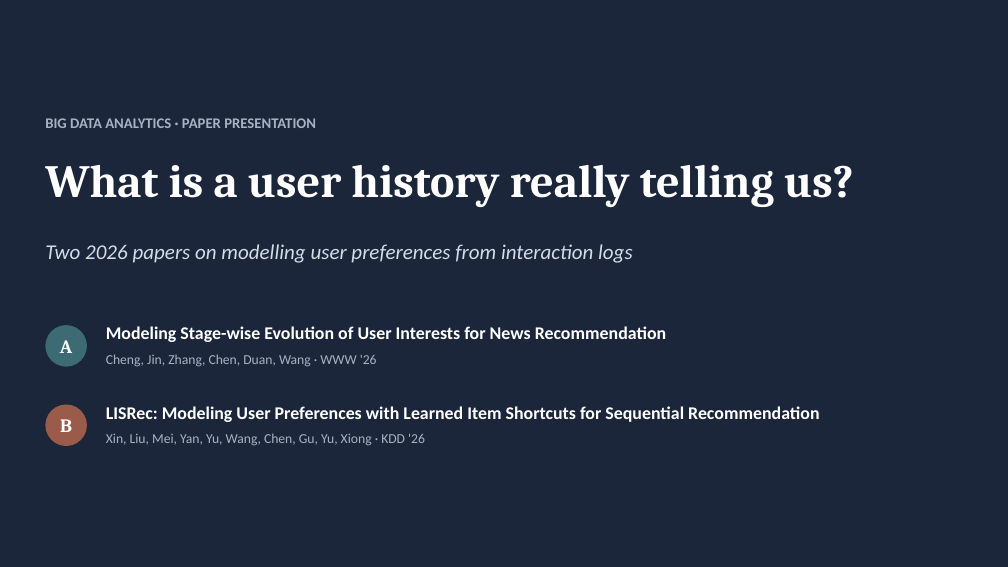
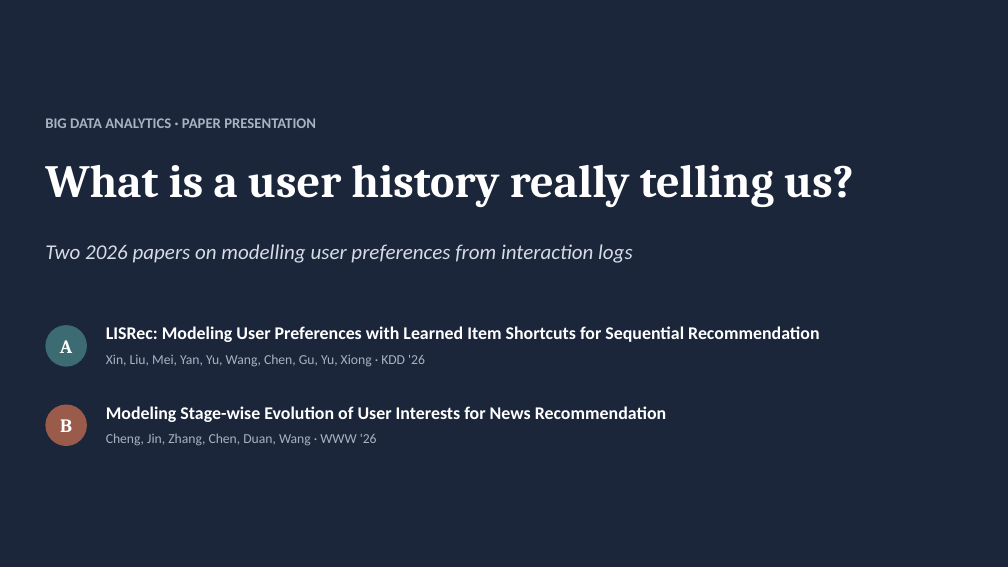
Before and after one commit to CH-Joshua-Hsiao/NYCU-BigDataAnalytics-Papers, a slide deck: slide 1 of paper_presentation.pptx. Drawn at 1008x567 pixels with LibreOffice and Linux fonts; fonts in the diff are those of the drawing. Boxes give left, top, right and bottom in pixels: in the first picture for what was removed or moved away, otherwise in the second. Text is boxed around its words. In the diff, an @@ line names an element or a change of style, - is before the commit and + after.

```diff
--- a/paper_presentation.pptx
+++ b/paper_presentation.pptx
@@ text at [106,326,819,342]: text changed @@
-Modeling Stage-wise Evolution of User Interests for News Recommendation
+LISRec: Modeling User Preferences with Learned Item Shortcuts for Sequential Recommendation
@@ text "Xin, Liu, Mei, Yan, Yu, ...": place and size @@
-text "Xin, Liu, Mei, Yan, Yu, ..." at [106,433,425,446]
+text "Xin, Liu, Mei, Yan, Yu, ..." at [106,354,425,367]
@@ text at [106,406,666,422]: text changed @@
-LISRec: Modeling User Preferences with Learned Item Shortcuts for Sequential Recommendation
+Modeling Stage-wise Evolution of User Interests for News Recommendation
@@ text "Cheng, Jin, Zhang, Chen, Duan, ...": place and size @@
-text "Cheng, Jin, Zhang, Chen, Duan, ..." at [106,354,377,367]
+text "Cheng, Jin, Zhang, Chen, Duan, ..." at [106,433,377,446]
```
Also in this commit, not shown: 12 other slides changed, 16 other files.
